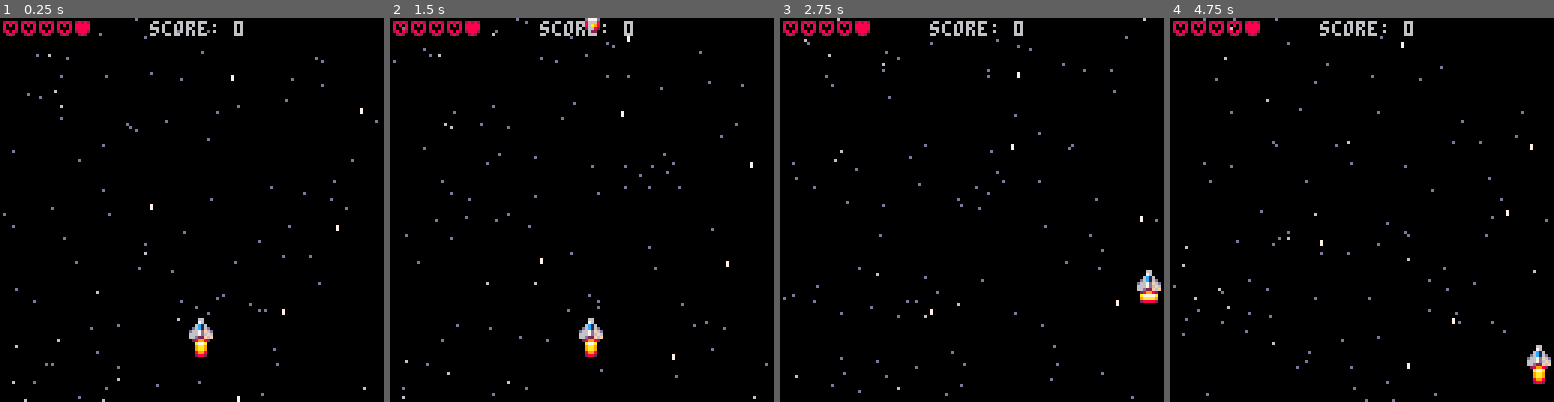
Above: before the commit, frames 1-4 (left to right).
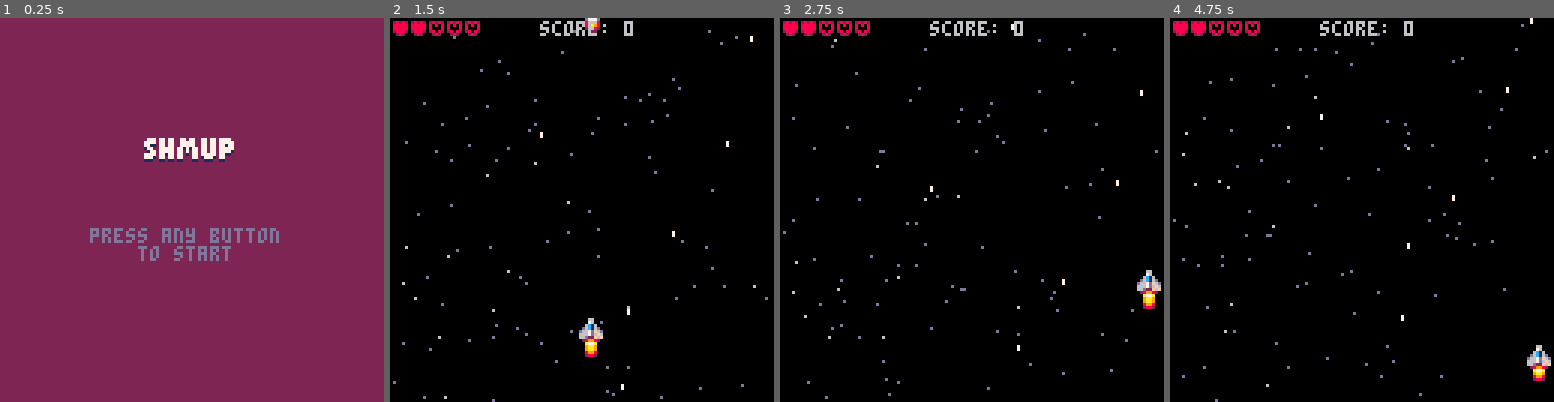
Above: after the commit, the same moments.

Repository: jimmac/pico-shed
Game: PICO-8 cartridge shmup.p8
Same seed, same stepped clock (60 frames per second), same inputs: the game is played once before the commit and once after it.
Inputs:
- Up to frame 1 (0.25 s): no input
- Up to frame 2 (1.5 s): tap X (X key) at 0.33, 1.07 s; tap O (Z key) at 0.7 s
- Up to frame 3 (2.75 s): hold Right 1.6-2.1 s; tap O (Z key) at 1.7, 2.1, 2.5 s; tap X (X key) at 1.85 s; hold Up 2.15-2.42 s; hold Right from 2.47 s (still down)
- Up to frame 4 (4.75 s): tap O (Z key) every 0.4 s from 2.9 to 4.5 s; tap X (X key) at 2.97, 4.08 s; release Right at 3.03 s; hold Left 3.08-3.58 s; hold Down 3.63-3.97 s; hold Right 4.02-4.68 s; hold Up from 4.73 s (still down)

The runs differ from the first frame. In frame 1, 100% of the frame differs, in the area x 0-100%, y 0-100%; in frame 2, 1.4%; in frame 3, 1.5%; in frame 4, 1.5%.

Commit message:
glorious state machine

Diff:
--- a/shmup.p8
+++ b/shmup.p8
@@ -16,7 +16,7 @@
 	      spx=0,
 	      spy=0,
 	      sp=2,
-	      lv=4}
+	      lv=2}
 	bl = {x=0,y=-10,life=30}
 	flame=4
 	cls(0)
@@ -30,68 +30,27 @@
 	  add(starsy,rnd(128))
 	  add(starss,rnd(1.5)+0.5)
 	end
-end
-
-function _update60()
-	--flame
-	flame=4+rnd(3)
-
- --ship movement
-	if btn(➡️) and pl.x<119 then
-		pl.spx=2
-		pl.spy=0
-		pl.sp=3
-	elseif btn(⬅️) and pl.x>1 then
-		pl.spx=-2
-		pl.spy=0
-		pl.sp=1
-	elseif btn(⬆️) and pl.y>0 then
-	 pl.sp=2
-	 pl.spx=0
-	 pl.spy=-1
-	elseif btn(⬇️) and pl.y>=0 and pl.y<110 then
-	 pl.sp=2
-	 pl.spx=0
-	 pl.spy=2
-	 flame=7 --small flame
-	else
-	 pl.spy=0
-		pl.spx=0
-		pl.sp=2
-	end
-	pl.x=pl.x+pl.spx
-	pl.y=pl.y+pl.spy
-
-	--shooting
-	if btnp(❎) then
-		sfx(0)
-		bl.life=30
-		bl.x=pl.x
-		bl.y=pl.y-3
-		flash=3
-	end
-	if bl.y>0 then
-		bl.y-=5
-	end
-	bl.life-=1
-end
-
-function _draw()
-	cls(0)
-	fr+=1
-	--starfield
-	starfield()
-
-	--player
-	spr(pl.sp,pl.x,pl.y)
-	--flame
-	spr(flame,pl.x,pl.y+5)
-	--shooting & bullet
-	bang()
-	if bl.life>0 then spr(16,bl.x,bl.y) end
-
- --menu
- menu()
+
+	mode="start"
+	--mode="game"
+end
+
+function _update60 ()
+  if mode=="game" then
+	  update_game()
+	 else
+	 --start
+	 	update_start()
+	 end
+end
+
+function _draw ()
+  if mode=="game" then
+	  draw_game()
+	 else
+	 --start
+	 	draw_start()
+	 end
 end
 -->8
 function starfield()
@@ -127,9 +86,90 @@
   print("score: "..score,50,1,6)
   --lives
   for i=0,4 do --5 lives
-	  if i<pl.lv then h=8 else h=9 end
+	  if i<pl.lv then h=9 else h=8 end
 	  spr(h,i*6)
   end
+end
+-->8
+--update
+function update_game()
+	--flame
+	flame=4+rnd(3)
+
+ --ship movement
+	if btn(➡️) and pl.x<119 then
+		pl.spx=2
+		pl.spy=0
+		pl.sp=3
+	elseif btn(⬅️) and pl.x>1 then
+		pl.spx=-2
+		pl.spy=0
+		pl.sp=1
+	elseif btn(⬆️) and pl.y>0 then
+	 pl.sp=2
+	 pl.spx=0
+	 pl.spy=-1
+	elseif btn(⬇️) and pl.y>=0 and pl.y<110 then
+	 pl.sp=2
+	 pl.spx=0
+	 pl.spy=2
+	 flame=7 --small flame
+	else
+	 pl.spy=0
+		pl.spx=0
+		pl.sp=2
+	end
+	pl.x=pl.x+pl.spx
+	pl.y=pl.y+pl.spy
+
+	--shooting
+	if btnp(❎) then
+		sfx(0)
+		bl.life=30
+		bl.x=pl.x
+		bl.y=pl.y-3
+		flash=3
+	end
+	if bl.y>0 then
+		bl.y-=5
+	end
+	bl.life-=1
+end
+
+
+function update_start()
+	if btnp(❎) or btnp(🅾️) then
+		mode="game"
+	end
+end
+-->8
+--draw
+
+function draw_game()
+	cls(0)
+	fr+=1
+	--starfield
+	starfield()
+
+	--player
+	spr(pl.sp,pl.x,pl.y)
+	--flame
+	spr(flame,pl.x,pl.y+5)
+	--shooting & bullet
+	bang()
+	if bl.life>0 then spr(16,bl.x,bl.y) end
+
+ --menu
+ menu()
+end
+
+function draw_start()
+	cls(2)
+	print("\14 shmup",45,41,1)
+	print("\14 shmup",45,40,7)
+
+	print("press any button\
+    to start", 30,70,13)
 end
 -->8
 function bang()
